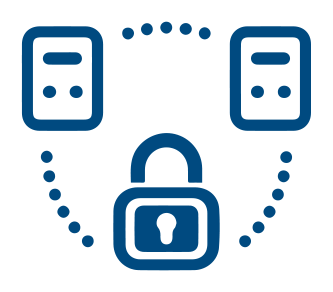
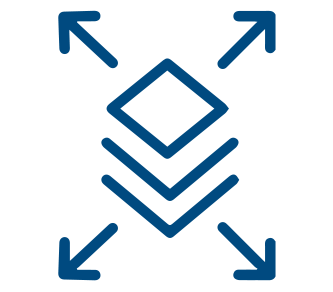
Two versions of the same layered image (333 × 292). Layer-by-layer changes:
added layer "Shape 25" above "Shape 24" over (58, 10, 276, 281)
hid "Shape 21", painted on it over (21, 21, 311, 271)
